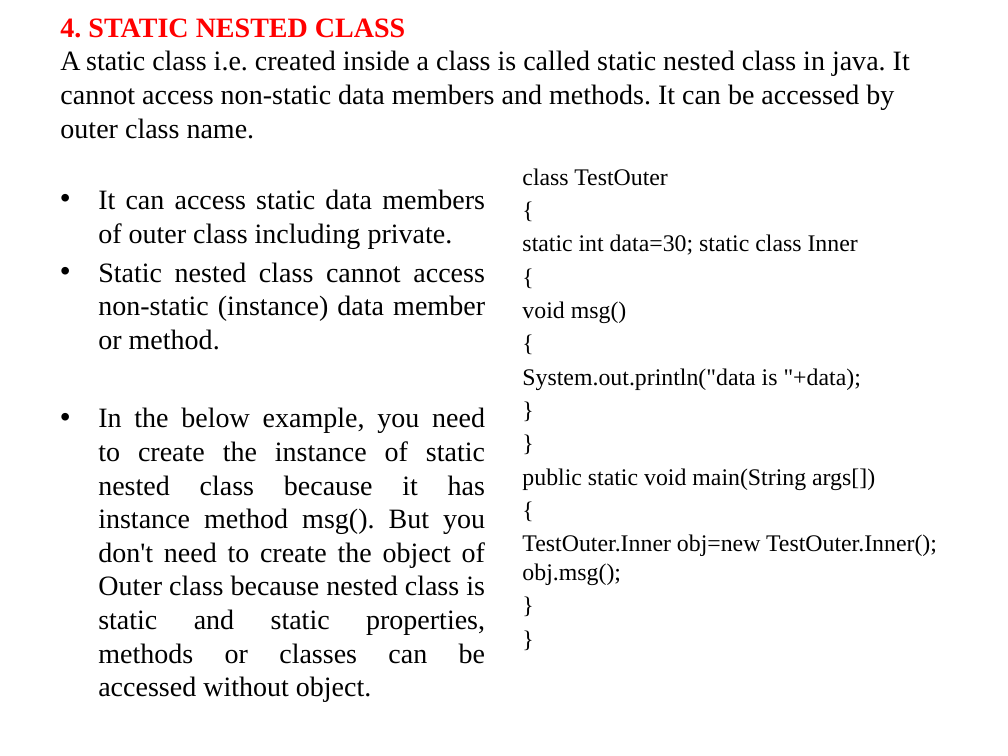
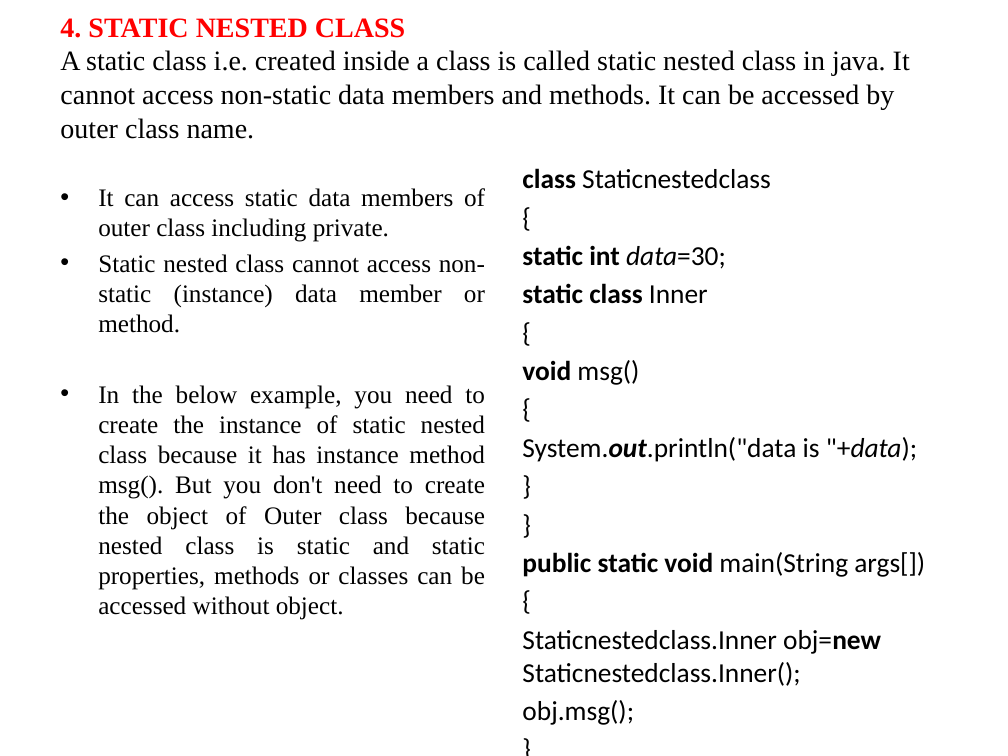
Before and after one commit to anvesh1987/Java-Programs-CSE-G, a slide deck: slide 202 of UNIT - I.pptx. Drawn at 1008x756 pixels with LibreOffice and Linux fonts; fonts in the diff are those of the drawing. Boxes give left, top, right and bottom in pixels: in the first picture for what was removed or moved away, otherwise in the second. Text is boxed around its words. In the diff, an @@ line names an element or a change of style, - is before the commit and + after.

```diff
--- a/UNIT - I.pptx
+++ b/UNIT - I.pptx
@@ text "It can access static data ..." at (98, 188, 485, 620): size 20 to 18 pt @@
@@ text at (522, 168, 771, 189): text changed; size 17 to 19.6 pt; font Times New Roman to Calibri @@
-class TestOuter
+class Staticnestedclass
@@ text at (522, 245, 726, 304): text changed; size 17 to 19.6 pt; font Times New Roman to Calibri; bold on @@
-static int data=30; static class Inner
+static int data=30;
+static class Inner
@@ text at (522, 360, 925, 577): size 17 to 19.6 pt, font Times New Roman to Calibri in "{", "{", "void msg()", "{" and 7 more places; bold on in "void", "System.out.println("data", "public static void"; italic on in "System.out.println("data "+data);" @@
@@ text at (522, 630, 881, 725): text changed; size 17 to 19.6 pt; font Times New Roman to Calibri @@
-TestOuter.Inner obj=new TestOuter.Inner(); obj.msg();
+Staticnestedclass.Inner obj=new Staticnestedclass.Inner();
+obj.msg();
```
Also in this commit, not shown: 2 other slides changed, 8 other files.
